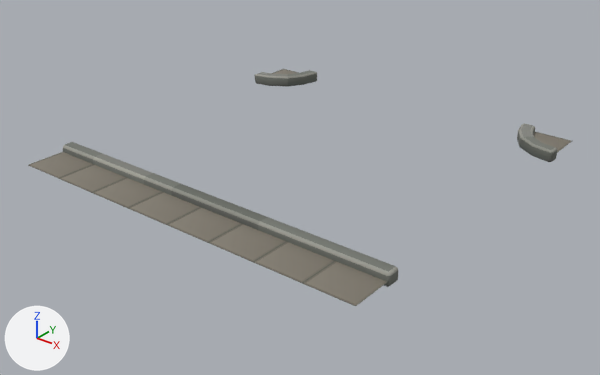
A saved change to the glTF model frontend/public/assets/models/sidewalk/t.glb.
Both versions are drawn from a 50 mm camera at (19.4, -24.9, 13.7) aimed at (0.1, -0.7, -1.3). Every picture has the same lights, and +X, +Y and +Z are marked at lower left. Where no turn or scale is listed for an object, it has been applied to the vertices.

The first picture shows 'road_section_t_section', 'road_section_t_section_sidewalk'.
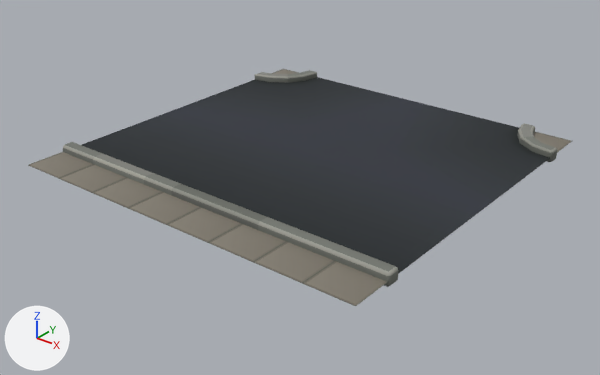
What changed in the scene script:
```text
Add mat_city_mat_002:
    mat_city_mat_002 = bpy.data.materials.new('city_mat.002')
    # uses the picture img_city_glow
    # uses the picture img_city_metal_jpg_city_rough_jpg
    # uses the picture img_city_tex
Add me_mesh_031:
    me_mesh_031.from_pydata(...)  # 30 vertices, 37 faces; spans x -8.0..8.0, y -6.0..8.0, z 0.0
    me_mesh_031.materials.append(mat_city_mat_002)
Add ob_road_section_t_section_001:
    ob_road_section_t_section_001 = bpy.data.objects.new('road_section_t_section.001', me_mesh_031)
    ob_road_section_t_section_001.location = (0.0, 0.0, 0.0)
```

Location of each change, [x1, y1, x2, y2] in pixels of the pictures (600 x 375 px):
'road_section_t_section.001', added
    after: [82, 77, 550, 274]
